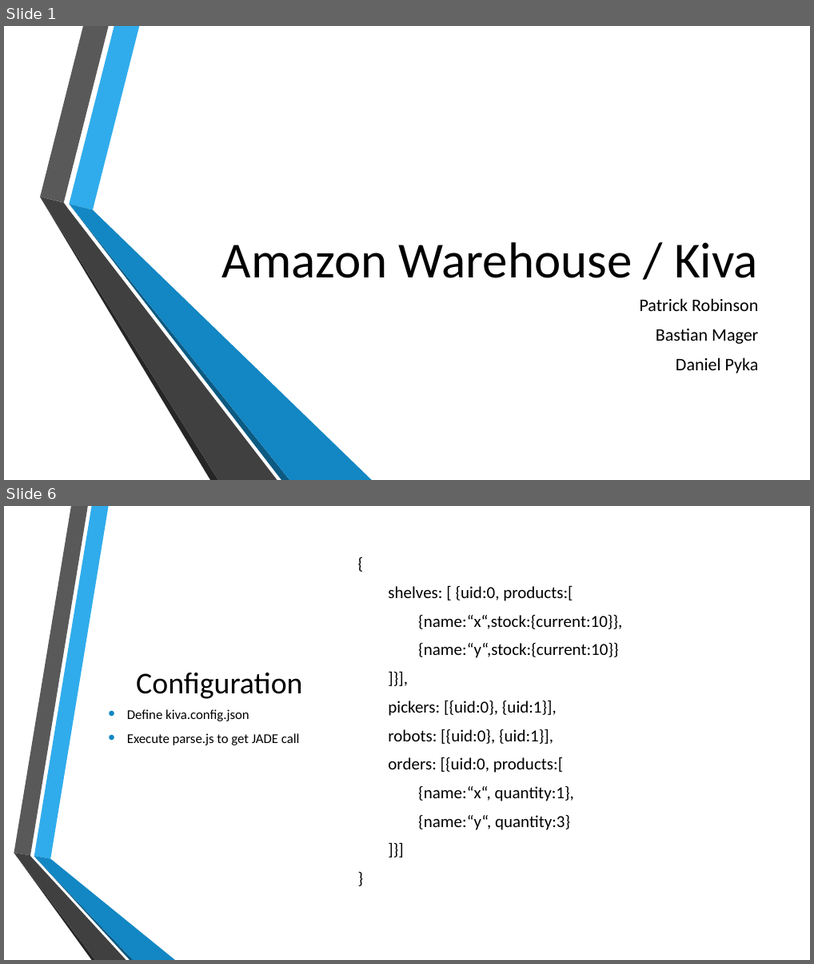
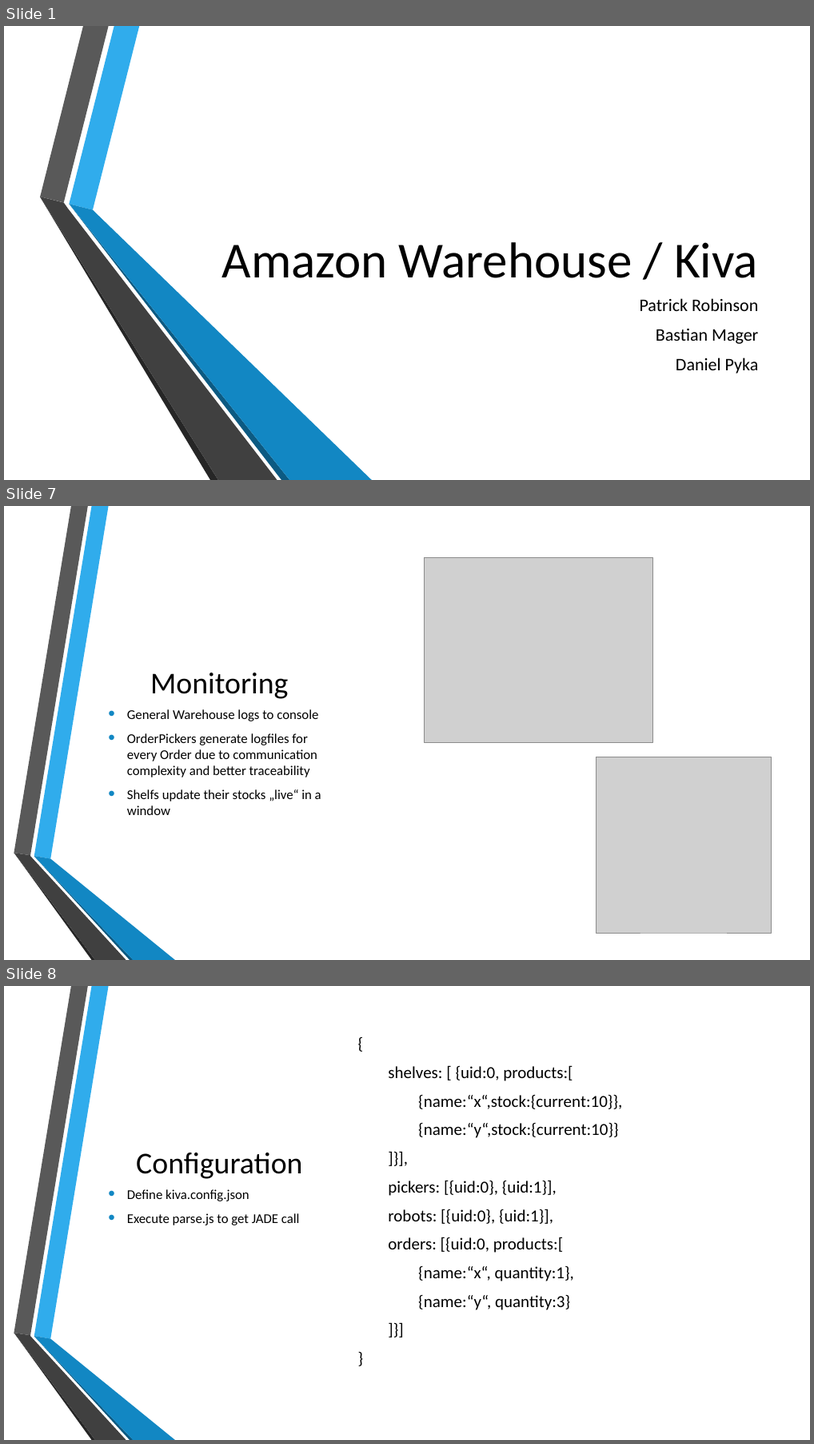
Before and after one commit to autarchprinceps/Multiagent-Warehouse, a slide deck: Documentation/Präsentation.pptx. Shown one above the other, each under a label of ours: slides 1 and 6 before the commit, slides 1, 7 and 8 after it; the slides between them are not shown. The pictures are 814x964 and 814x1444 pixels, drawn with LibreOffice and Linux fonts; fonts in the diff are those of the drawing; grey boxes stand for pictures; background and template pictures are left out. Boxes give left, top, right and bottom in pixels: in the first picture for what was removed or moved away, otherwise in the second. Text is boxed around its words. In the diff, an @@ line names an element or a change of style, - is before the commit and + after.

```diff
--- a/Documentation/Präsentation.pptx
+++ b/Documentation/Präsentation.pptx
@@ slide 7 added at [4,506,810,960], background picture (left out); not listed: 6 template elements that a slide beside it also shows @@
@@ picture added at [425,557,654,742] @@
@@ title added at [150,672,288,699], 36 pt, text #000000 @@
+Monitoring
@@ text added at [127,709,322,815], 16 pt, text #000000 @@
+• General Warehouse logs to console
+• OrderPickers generate logfiles for every Order due to communication complexity and better traceability
+• Shelfs update their stocks „live“ in a window
@@ picture added at [596,757,772,932] @@
@@ what was slide 6 is now slide 8 @@
```
Also in this commit, not shown: 4 slides changed, 1 other slide added, 3 other files.
